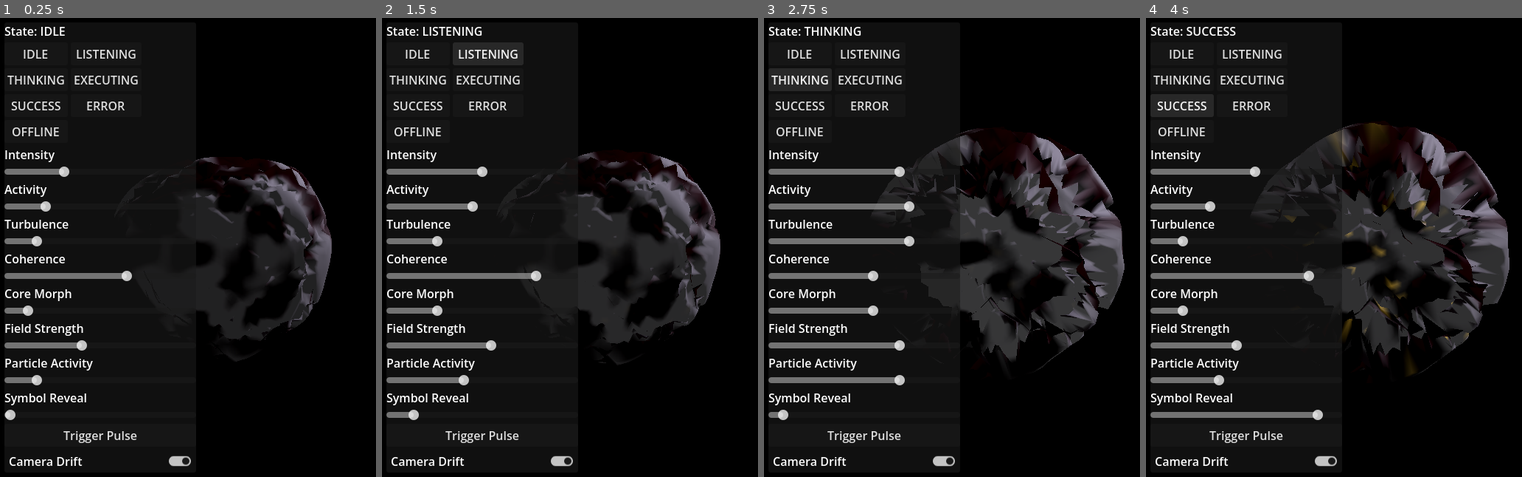
Above: before the commit, frames 1-4 (left to right).
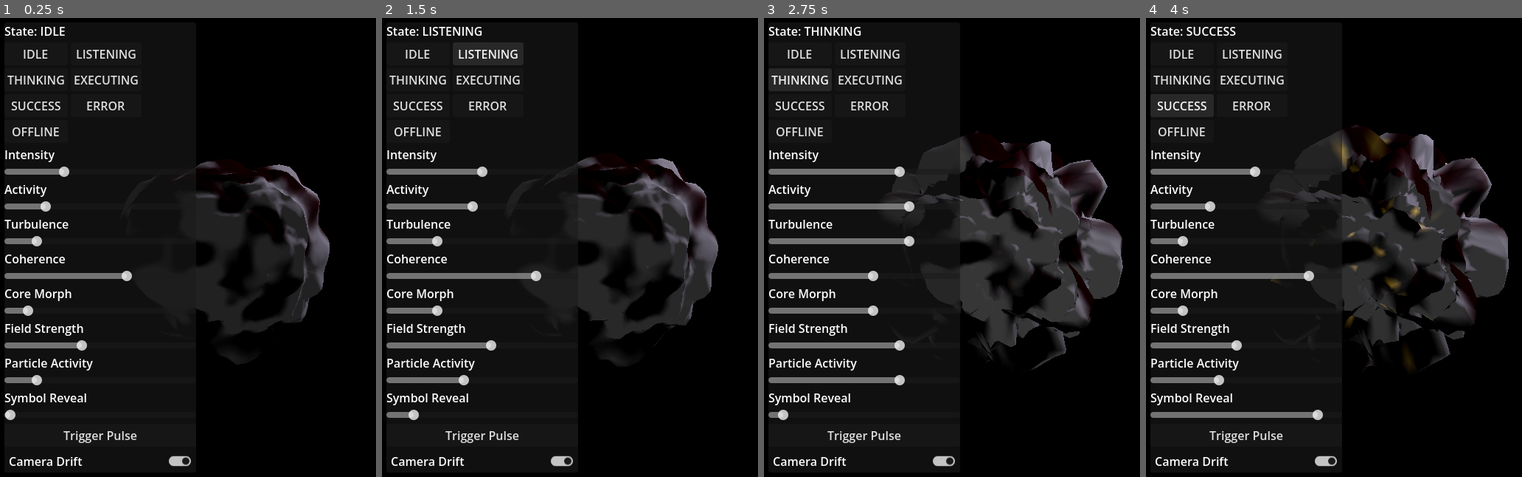
Above: after the commit, the same moments.

Repository: OppiRah/jairus-voice-assistant
Game: Godot game, scene res://main.tscn
The game is run twice, just before and just after one commit, with the same random seed, the same clock (stepped at 60 frames per second) and the same inputs.
Inputs:
- Up to frame 1 (0.25 s): no input
- Up to frame 2 (1.5 s): click "IDLE" at 0.5 s; click "LISTENING" at 1.25 s
- Up to frame 3 (2.75 s): click "THINKING" at 2 s
- Up to frame 4 (4 s): click "EXECUTING" at 2.75 s; click "SUCCESS" at 3.5 s

The runs differ from the first frame. In frame 1, 2.0% of the frame differs, in the area x 38-89%, y 30-76%; in frame 2, 2.5%; in frame 3, 5.8%; in frame 4, 6.8%, in the area x 28-97%, y 22-78%.

Commit message:
fix(orb): core_morph perceptual linearity + coherence's own lever
Targeted shader fix for the two root causes diagnosed in the state-profile
validation pass (JAIRUS_ORB_FOUNDATION_PROTOTYPE.md section 18) - not new
tuning, and STATE_PROFILES values are untouched.

core_morph: the Voronoi crease's width was fixed regardless of blend
weight, so a linear mix(na, nb, morph) still threw a hard shading edge even
at low morph (shading responds to slope, not blended height). Now the
crease's width itself ramps from a soft, wide transition at morph=0 to the
original sharp width at morph=1, so both sharpness and blend weight
increase together. Verified at 0.1/0.25/0.5/0.75/1.0: the previous early
cliff (0.25 already looking nearly as extreme as 0.8) is gone.

coherence: the coarser-deformation pass's narrowed warp_amount range was a
correct fix for a different problem, but left coherence with only that one,
now-narrow lever. Added a second, independent one - a mid-frequency noise
layer scaled by (1-coherence), distinct from turbulence's own noise layer
and untouched by warp_amount's range. Verified against the exact committed
THINKING/EXECUTING profiles: EXECUTING now reads as visibly cleaner/more
polished than THINKING's added grain, most clearly between EXECUTING and
ERROR (coherence 0.9 vs 0.15).

Full 7-state re-test: LISTENING/THINKING/EXECUTING no longer collapse
toward an indistinguishable "spiky burst, differing mainly in brightness" -
the specific failure this pass targeted is resolved. Transitions still
smooth. No FPS regression (~2060-2105 FPS, matching/exceeding baseline).

Co-Authored-By: Claude Sonnet 5 <noreply@anthropic.com>

Diff:
--- a/prototype/orb_foundation/core.gdshader
+++ b/prototype/orb_foundation/core.gdshader
@@ -10,7 +10,12 @@
 uniform float fresnel_power = 5.5;
 uniform float fresnel_weight = 0.35;
 uniform float voronoi_edge_width = 0.12;
+// Used only at low core_morph — see displacement_at()'s comment on why a
+// fixed-sharpness crease made core_morph perceptually non-linear.
+uniform float voronoi_edge_width_soft = 0.42;
 uniform float structure_gain = 2.8;
+// coherence's own lever, independent of warp_amount — see vertex()'s comment.
+uniform float coherence_noise_amplitude = 0.16;
 uniform vec3 color_white : source_color = vec3(0.96, 0.97, 0.99);
 // Darker than the pre-redesign (0.28, 0.05, 0.08), but not darker than
 // this: going darker still (0.10, 0.015, 0.03 was tried mid-iteration)
@@ -34,7 +39,7 @@
 // secondary layer whose weight is `turbulence`. `warp_amount` (driven by
 // coherence in vertex()) controls how organized vs. chaotic both
 // configurations look.
-float displacement_at(vec3 p, float t, float warp_amount, float morph, float turbulence, out float structure_out) {
+float displacement_at(vec3 p, float t, float warp_amount, float morph, float turbulence, float coherence, out float structure_out) {
 	// Coarse for the *geometry*: low enough frequency to read as a few
 	// large deliberate lobes rather than fbm3's finer "many small bumps".
 	vec3 pa = p * 0.85 + vec3(0.0, 0.0, t * 0.15);
@@ -43,6 +48,7 @@
 	// Coarse basis: fewer, larger lobes instead of fbm3's finer texture
 	// (JAIRUS_ORB_FOUNDATION_PROTOTYPE.md section 15).
 	float na = domain_warped_fbm_coarse(pa, warp_amount);
+	float morph_c = clamp(morph, 0.0, 1.0);
 	// Cellular/Voronoi basis for configuration B: the F2-F1 edge metric is
 	// 0 exactly at a cell boundary and rises toward each cell's interior.
 	// smoothstep (not a hard multiply+clamp) guarantees the crease band is
@@ -56,10 +62,40 @@
 	// bends cell boundaries into curves and reads as organic again, working
 	// against the whole point of switching to a cellular basis.
 	float nb_edge = domain_warped_voronoi(pb, warp_amount * 0.4);
-	float nb = smoothstep(0.0, voronoi_edge_width, nb_edge) * 2.0 - 1.0;
-
-	float primary = mix(na, nb, clamp(morph, 0.0, 1.0));
+	// core_morph perceptual-linearity fix: a *linear* mix() of na (smooth,
+	// low slope everywhere) against nb (near-binary, razor-sharp slope at
+	// its crease, regardless of how little of nb is blended in) makes
+	// perceived "crystalline-ness" jump almost immediately once morph
+	// leaves 0 — shading responds to slope, and scaling a sharp crease's
+	// *height* down by 90% barely softens its *slope*, so even a 10% blend
+	// still reads as a hard-edged crease, just a shallower one. Confirmed:
+	// a raw mix() here made LISTENING (morph=0.25) look nearly as spiky as
+	// EXECUTING (morph=0.8). The real fix is making the crease itself
+	// genuinely soft at low morph (a wide smoothstep transition = low
+	// slope) and only sharpening it as morph rises — not just downweighting
+	// a permanently-sharp feature. Both the crease's width AND its blend
+	// weight now ramp together with morph.
+	float effective_edge_width = mix(voronoi_edge_width_soft, voronoi_edge_width, morph_c);
+	float nb = smoothstep(0.0, effective_edge_width, nb_edge) * 2.0 - 1.0;
+
+	float primary = mix(na, nb, morph_c);
 	float fine = value_noise3(p * 7.0 + vec3(t * 0.4, 0.0, 0.0)) * turbulence;
+
+	// coherence's own lever, independent of warp_amount: the coarser-
+	// deformation pass narrowed warp_amount's range (1.4-0.35 -> 0.85-0.25)
+	// so low coherence's warp wouldn't dissolve configuration A's larger
+	// lobes — a deliberate, correct fix for that problem, but it also
+	// shrank how much visual difference coherence alone could produce, since
+	// warp_amount was coherence's only lever. This is a second, separate
+	// mechanism: a mid-frequency noise layer whose amplitude is driven
+	// directly by (1-coherence), at a frequency distinct from both the
+	// geometry-basis frequencies and the `turbulence`-driven `fine` layer
+	// above, so it doesn't get confused with either. High coherence
+	// suppresses it to ~0 (clean surface); low coherence adds a visibly
+	// rough, unstable-looking grain on top of whatever primary shape is
+	// underneath, independent of core_morph or turbulence.
+	float coherence_noise = value_noise3(p * 4.5 + vec3(t * 0.3, -t * 0.22, 0.0));
+	coherence_noise *= (1.0 - clamp(coherence, 0.0, 1.0));
 
 	// Palette reads from its own, higher-frequency sample of the same
 	// basis rather than from `na` or `primary`. Two problems ruled that
@@ -77,7 +113,9 @@
 	// separately instead of compromising both on one frequency.
 	float palette_field = fbm_coarse(p * 2.4 + vec3(0.0, 0.0, t * 0.15));
 	structure_out = palette_field;
-	return primary * displacement_amplitude + fine * fine_amplitude * turbulence;
+	return primary * displacement_amplitude
+		+ fine * fine_amplitude * turbulence
+		+ coherence_noise * coherence_noise_amplitude;
 }
 
 void vertex() {
@@ -85,13 +123,14 @@
 	// Coherence pulls the warp strength down — same noise configurations,
 	// less chaotic warping — this is the prototype's test of section 16's
 	// "high turbulence should still be able to look organized, not explosive."
-	// This range is narrower than the pre-redesign 1.4-0.35 (needed so warp
-	// doesn't break up the coarser, larger lobes above into mush), and the
-	// side effect is real: a full coherence sweep at the new geometry
-	// settings showed a much weaker organized-vs-chaotic silhouette
-	// difference than the pre-redesign shader had, especially once the
-	// Voronoi configuration dominates the blend — see
-	// JAIRUS_ORB_FOUNDATION_PROTOTYPE.md for the comparison screenshots.
+	// This range is deliberately narrower than the pre-redesign 1.4-0.35 (so
+	// warp doesn't break up the coarser, larger lobes above into mush) and
+	// stays narrow here — it is NOT being re-widened to recover coherence's
+	// lost range. That's a separate, second lever now (`coherence_noise` in
+	// displacement_at()), specifically so this warp range can stay exactly
+	// as narrow as the coarser-deformation pass needed. See
+	// JAIRUS_ORB_FOUNDATION_PROTOTYPE.md for the reasoning and comparison
+	// screenshots.
 	float warp_amount = mix(0.85, 0.25, clamp(energy_coherence, 0.0, 1.0));
 	float turbulence = clamp(energy_turbulence + energy_pulse * 0.5, 0.0, 1.0);
 
@@ -108,9 +147,9 @@
 	float structure_c;
 	float structure_unused_t;
 	float structure_unused_b;
-	float disp_c = displacement_at(dir_c, t, warp_amount, energy_core_morph, turbulence, structure_c);
-	float disp_t = displacement_at(dir_t, t, warp_amount, energy_core_morph, turbulence, structure_unused_t);
-	float disp_b = displacement_at(dir_b, t, warp_amount, energy_core_morph, turbulence, structure_unused_b);
+	float disp_c = displacement_at(dir_c, t, warp_amount, energy_core_morph, turbulence, energy_coherence, structure_c);
+	float disp_t = displacement_at(dir_t, t, warp_amount, energy_core_morph, turbulence, energy_coherence, structure_unused_t);
+	float disp_b = displacement_at(dir_b, t, warp_amount, energy_core_morph, turbulence, energy_coherence, structure_unused_b);
 
 	vec3 pos_c = dir_c * (base_radius + disp_c);
 	vec3 pos_t = dir_t * (base_radius + disp_t);
Not shown, changed: prototype/orb_foundation/perf_log.txt
Not shown, changed: JAIRUS_ORB_FOUNDATION_PROTOTYPE.md
